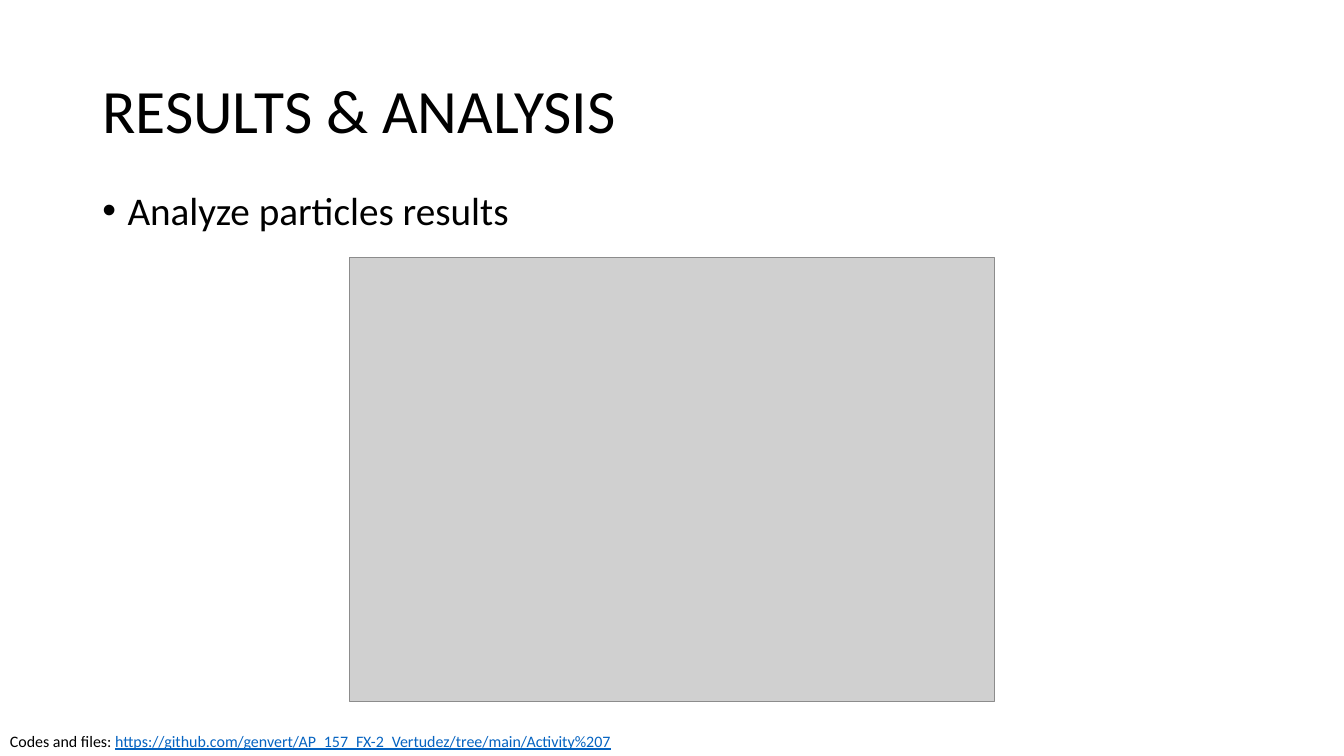
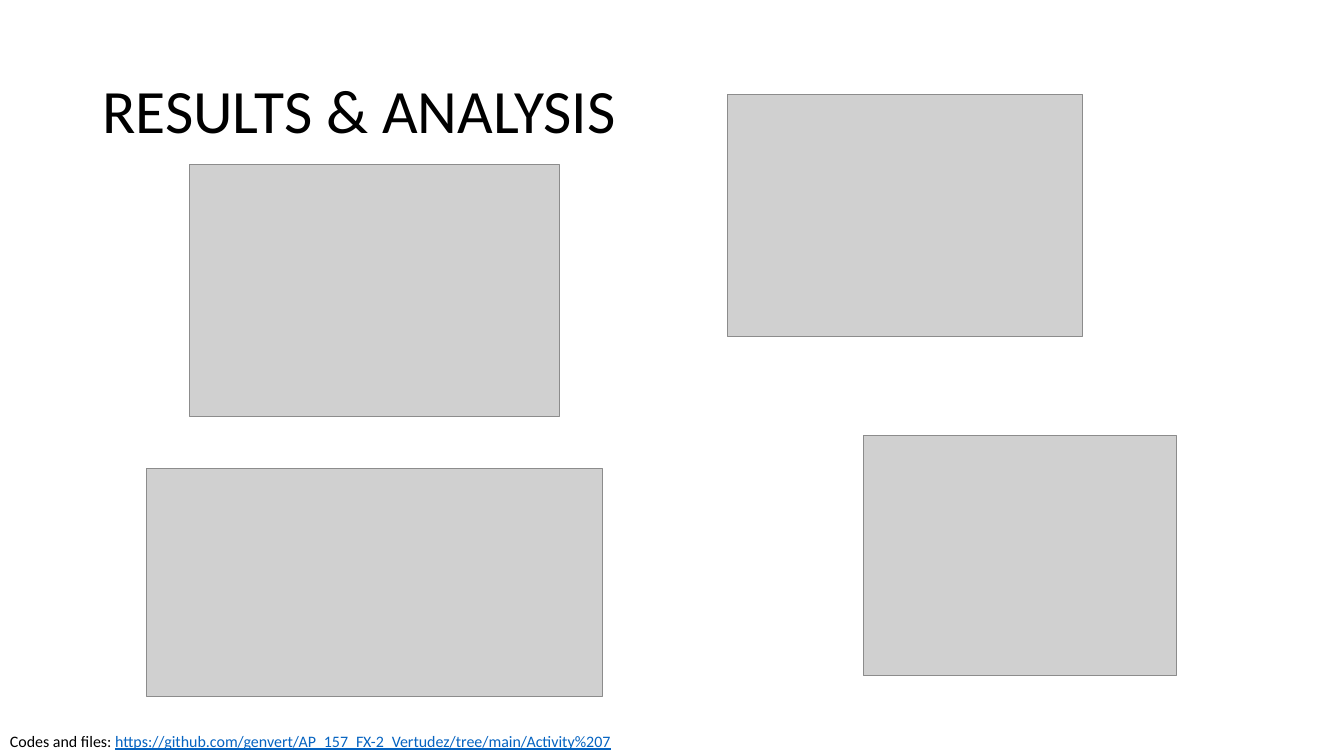
Before and after one commit to genvert/AP_157_FX-2_Vertudez, a slide deck: slide 3 of Activity 07/Vertudez_Activity_7_Report.pptx (slide 12 before the commit). Drawn at 1344x756 pixels with LibreOffice and Linux fonts; fonts in the diff are those of the drawing; grey boxes stand for pictures. Boxes give left, top, right and bottom in pixels: in the first picture for what was removed or moved away, otherwise in the second. Text is boxed around its words. In the diff, an @@ line names an element or a change of style, - is before the commit and + after.

```diff
--- a/Activity 07/Vertudez_Activity_7_Report.pptx
+++ b/Activity 07/Vertudez_Activity_7_Report.pptx
@@ picture added at [728, 95, 1083, 337] @@
@@ picture added at [190, 164, 560, 416] @@
@@ text removed at [128, 197, 509, 232] @@
-• Analyze particles results
@@ picture removed at [349, 258, 995, 702] @@
@@ picture added at [863, 436, 1177, 677] @@
@@ picture added at [146, 469, 602, 697] @@
```
Also in this commit, not shown: 2 other slides changed, 8 slides removed, 5 other files.
